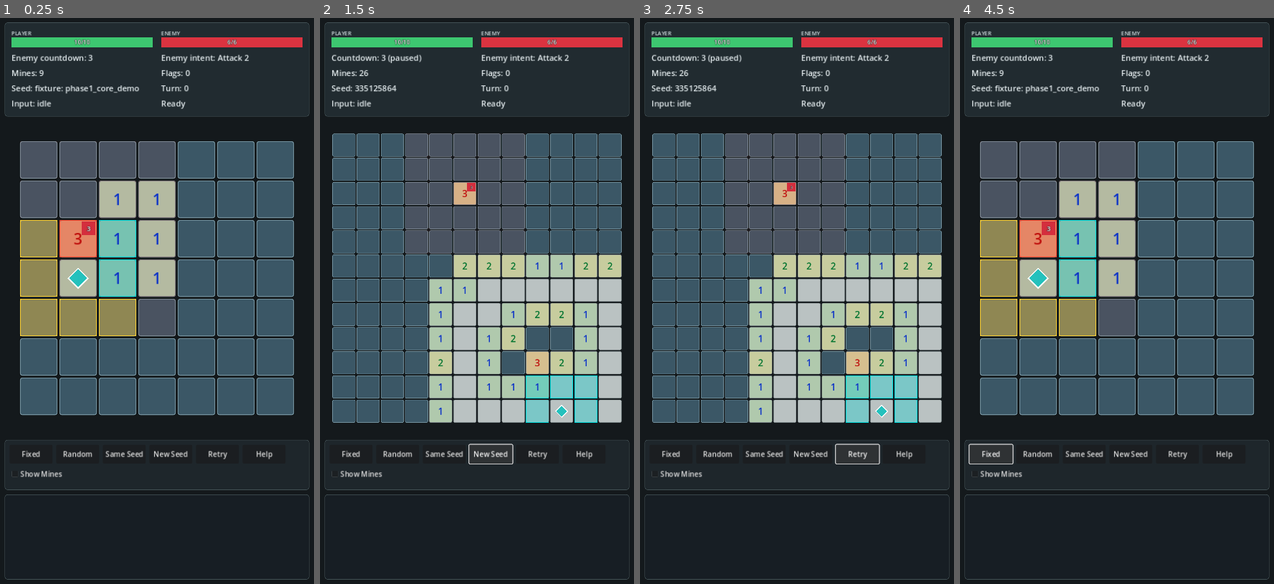
Above: before the commit, frames 1-4 (left to right).
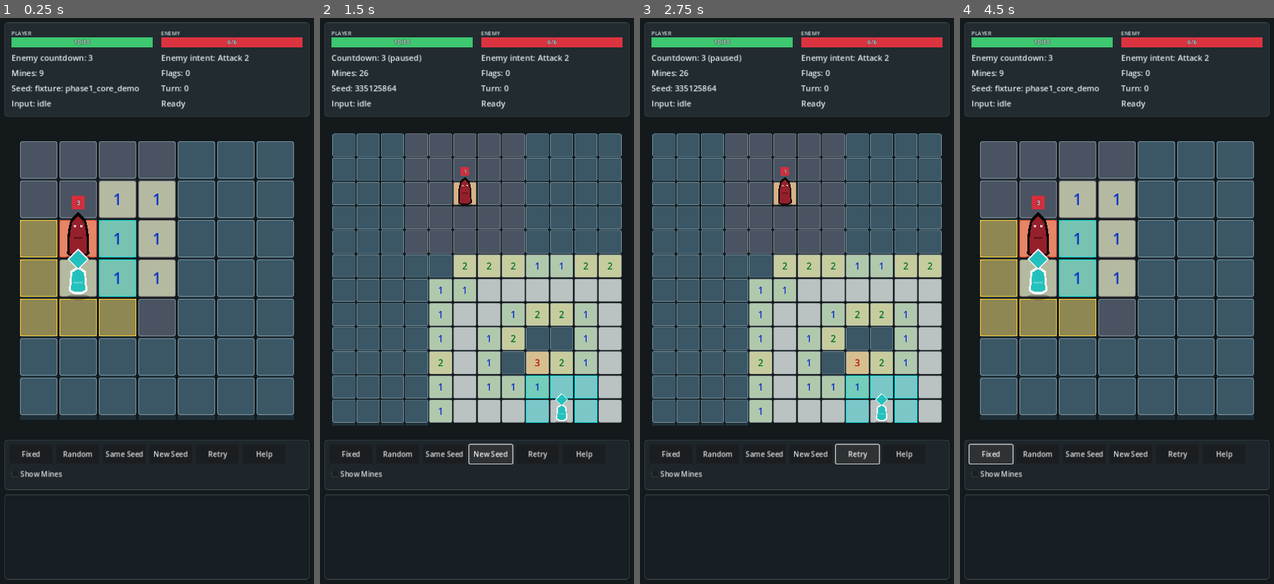
Above: after the commit, the same moments.

Repository: T11retsujitu/minesweeperV2
Game: Godot game, scene res://scenes/main.tscn
Two runs of this game, one before a commit and one after it. Both use one fixed random seed, a clock stepped at 60 frames per second and the inputs below.
Inputs:
- Up to frame 1 (0.25 s): no input
- Up to frame 2 (1.5 s): click "New Seed" at 0.5 s; click "New Seed" at 1.25 s
- Up to frame 3 (2.75 s): click "Retry" at 2 s
- Up to frame 4 (4.5 s): click "Retry" at 2.75 s; click "Retry" at 3.5 s; click "Fixed" at 4.25 s

The runs differ from the first frame. In frame 1, 1.7% of the frame differs, in the area x 6-94%, y 28-72%; in frame 2, 0.6%; in frame 3, 0.6%; in frame 4, 1.7%.

Commit message:
feat: 2.5D描画基盤の仕上げと描画規約の文書化(フェーズD)
- 未開放/フラグ済みタイルに前面厚みバンド(TILE_THICKNESS_PX=10)、開放セルはフラット
- プレイヤー/敵トークンを背の高い立ち姿プレースホルダ化(TOKEN_HEIGHT_PX=104)
- 行順描画+Yソートによる3/4見下ろしの重なり規則を実証
- docs/view-spec.md 新設(レイヤ構造/座標アンカー/カメラ数学/入力規約/Step 2受け入れ条件)
- decisions D34(カメラ+12×12+3/4ビュー採用・アイソメ不採用の理由)
- pv-vision-roadmap Step 2 と llm-status を更新

検証: テスト1558件 exit 0 / WSLg でズームイン時の重なり順・バッジ位置を目視

Co-Authored-By: Claude Fable 5 <noreply@anthropic.com>
Claude-Session: https://claude.ai/code/session_01RhUfKwvRHFiSDkbDpVhYnq

Diff:
--- a/scripts/presentation/cell_node.gd
+++ b/scripts/presentation/cell_node.gd
@@ -202,7 +202,10 @@
 
 func _draw():
 	var rect = _tile_rect()
-	draw_style_box(_background_style(), rect)
+	var style = _background_style()
+	if _has_tile_thickness():
+		draw_rect(_tile_thickness_rect(), style.bg_color.darkened(0.45))
+	draw_style_box(style, rect)
 	if territory:
 		draw_rect(rect, FxConfig.COLOR_TERRITORY)
 	if movable or revealable or bumpable:
@@ -298,6 +301,16 @@
 	return Rect2(Vector2(inset, inset), Vector2(size - inset * 2.0, size - inset * 2.0))
 
 
+func _tile_thickness_rect():
+	var inset = ViewConfig.CELL_INSET_PX
+	var size = ViewConfig.CELL_SIZE_PX
+	return Rect2(Vector2(inset, size - inset), Vector2(size - inset * 2.0, ViewConfig.TILE_THICKNESS_PX))
+
+
+func _has_tile_thickness():
+	return (not revealed and not detonated) or flagged_display
+
+
 func _centered_tile_rect():
 	var inset = ViewConfig.CELL_INSET_PX
 	var size = ViewConfig.CELL_SIZE_PX
--- a/scripts/presentation/enemy_token.gd
+++ b/scripts/presentation/enemy_token.gd
@@ -31,6 +31,8 @@
 func _draw():
 	if not visible:
 		return
+	_draw_shadow(Vector2(0.0, -2.0), Vector2(27.0, 8.0), Color(0.0, 0.0, 0.0, 0.30))
+	_draw_body()
 	var rect = _badge_rect()
 	var color = FxConfig.COLOR_ENEMY_BADGE
 	var text = str(countdown)
@@ -44,11 +46,49 @@
 func _badge_rect():
 	return Rect2(
 		Vector2(
-			ViewConfig.CELL_SIZE_PX * 0.5 - FxConfig.ENEMY_BADGE_MARGIN_RIGHT - FxConfig.ENEMY_BADGE_SIZE,
-			-ViewConfig.CELL_SIZE_PX + FxConfig.ENEMY_BADGE_MARGIN_TOP
+			-FxConfig.ENEMY_BADGE_SIZE * 0.5,
+			-ViewConfig.TOKEN_HEIGHT_PX - FxConfig.ENEMY_BADGE_SIZE - 6.0
 		),
 		Vector2(FxConfig.ENEMY_BADGE_SIZE, FxConfig.ENEMY_BADGE_SIZE)
 	)
+
+
+func _draw_body():
+	var outline = PackedVector2Array([
+		Vector2(-25.0, -10.0),
+		Vector2(-23.0, -60.0),
+		Vector2(-17.0, -88.0),
+		Vector2(0.0, -104.0),
+		Vector2(17.0, -88.0),
+		Vector2(23.0, -60.0),
+		Vector2(25.0, -10.0),
+		Vector2(12.0, -3.0),
+		Vector2(-12.0, -3.0),
+	])
+	var fill = PackedVector2Array([
+		Vector2(-20.0, -12.0),
+		Vector2(-18.0, -58.0),
+		Vector2(-13.0, -82.0),
+		Vector2(0.0, -94.0),
+		Vector2(13.0, -82.0),
+		Vector2(18.0, -58.0),
+		Vector2(20.0, -12.0),
+		Vector2(9.0, -7.0),
+		Vector2(-9.0, -7.0),
+	])
+	draw_colored_polygon(outline, Color(0.02, 0.01, 0.01, 0.96))
+	draw_colored_polygon(fill, FxConfig.COLOR_ENEMY_BADGE.darkened(0.30))
+	draw_circle(Vector2(-7.0, -72.0), 3.0, Color.WHITE)
+	draw_circle(Vector2(7.0, -72.0), 3.0, Color.WHITE)
+	draw_circle(Vector2(-7.0, -72.0), 1.2, Color.BLACK)
+	draw_circle(Vector2(7.0, -72.0), 1.2, Color.BLACK)
+	draw_line(Vector2(-9.0, -46.0), Vector2(9.0, -46.0), Color(0.0, 0.0, 0.0, 0.45), 2.0, true)
+
+
+func _draw_shadow(center, scale, color):
+	draw_set_transform(center, 0.0, scale)
+	draw_circle(Vector2.ZERO, 1.0, color)
+	draw_set_transform(Vector2.ZERO, 0.0, Vector2.ONE)
 
 
 func _draw_badge_text(rect, text):
--- a/scripts/presentation/player_token.gd
+++ b/scripts/presentation/player_token.gd
@@ -22,9 +22,41 @@
 func _draw():
 	if not visible:
 		return
-	var center = Vector2(0.0, -ViewConfig.CELL_SIZE_PX * 0.5)
+	_draw_shadow(Vector2(0.0, -2.0), Vector2(24.0, 7.0), Color(0.0, 0.0, 0.0, 0.24))
+	_draw_body()
+	var center = Vector2(0.0, -ViewConfig.TOKEN_HEIGHT_PX + 18.0)
 	_draw_diamond(center, FxConfig.PLAYER_MARKER_OUTLINE_SIZE, Color(1.0, 1.0, 1.0, 0.88))
 	_draw_diamond(center, FxConfig.PLAYER_MARKER_SIZE, FxConfig.COLOR_PLAYER_MARKER)
+
+
+func _draw_body():
+	var outline = PackedVector2Array([
+		Vector2(-21.0, -16.0),
+		Vector2(-17.0, -60.0),
+		Vector2(0.0, -72.0),
+		Vector2(17.0, -60.0),
+		Vector2(21.0, -16.0),
+		Vector2(10.0, -8.0),
+		Vector2(-10.0, -8.0),
+	])
+	var fill = PackedVector2Array([
+		Vector2(-16.0, -18.0),
+		Vector2(-13.0, -56.0),
+		Vector2(0.0, -65.0),
+		Vector2(13.0, -56.0),
+		Vector2(16.0, -18.0),
+		Vector2(7.0, -13.0),
+		Vector2(-7.0, -13.0),
+	])
+	draw_colored_polygon(outline, Color(1.0, 1.0, 1.0, 0.86))
+	draw_colored_polygon(fill, FxConfig.COLOR_PLAYER_MARKER)
+	draw_line(Vector2(-10.0, -34.0), Vector2(10.0, -34.0), Color(1.0, 1.0, 1.0, 0.30), 2.0, true)
+
+
+func _draw_shadow(center, scale, color):
+	draw_set_transform(center, 0.0, scale)
+	draw_circle(Vector2.ZERO, 1.0, color)
+	draw_set_transform(Vector2.ZERO, 0.0, Vector2.ONE)
 
 
 func _draw_diamond(center, square_size, color):
--- a/scripts/presentation/view_config.gd
+++ b/scripts/presentation/view_config.gd
@@ -5,6 +5,8 @@
 # stand on entity_anchor() and extend upward over previous rows.
 const CELL_SIZE_PX = 88.0
 const CELL_INSET_PX = 2.0
+const TILE_THICKNESS_PX = 10.0 # 未開放タイルの前面(下辺)の厚み。3/4見下ろしの立体感
+const TOKEN_HEIGHT_PX = 104.0 # キャラトークンの高さ(セル88pxより背が高く、上のセルに重なる)
 const FIT_MARGIN_PX = 16.0
 const FIT_MAX_ZOOM = 1.0
 const MIN_ZOOM = 0.5
Not shown, changed: docs/decisions.md
Not shown, changed: docs/llm-status.md
Not shown, changed: docs/pv-vision-roadmap.md
Not shown, added: docs/view-spec.md
